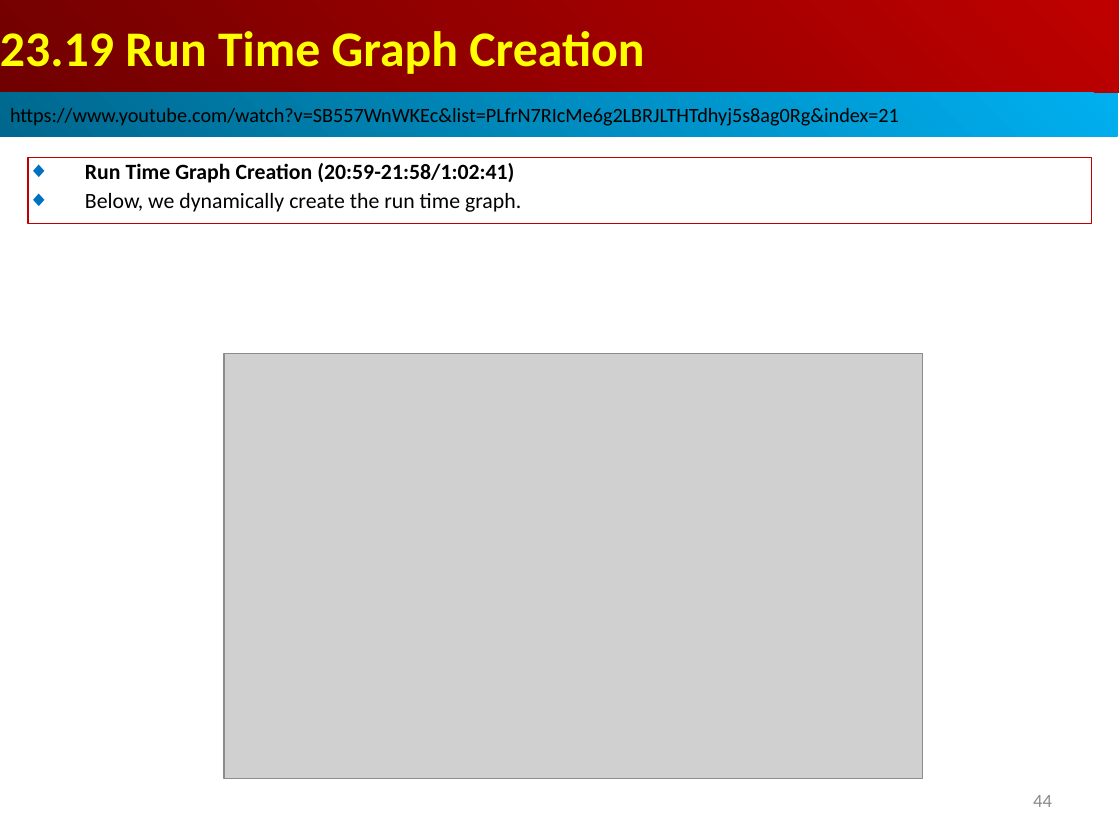
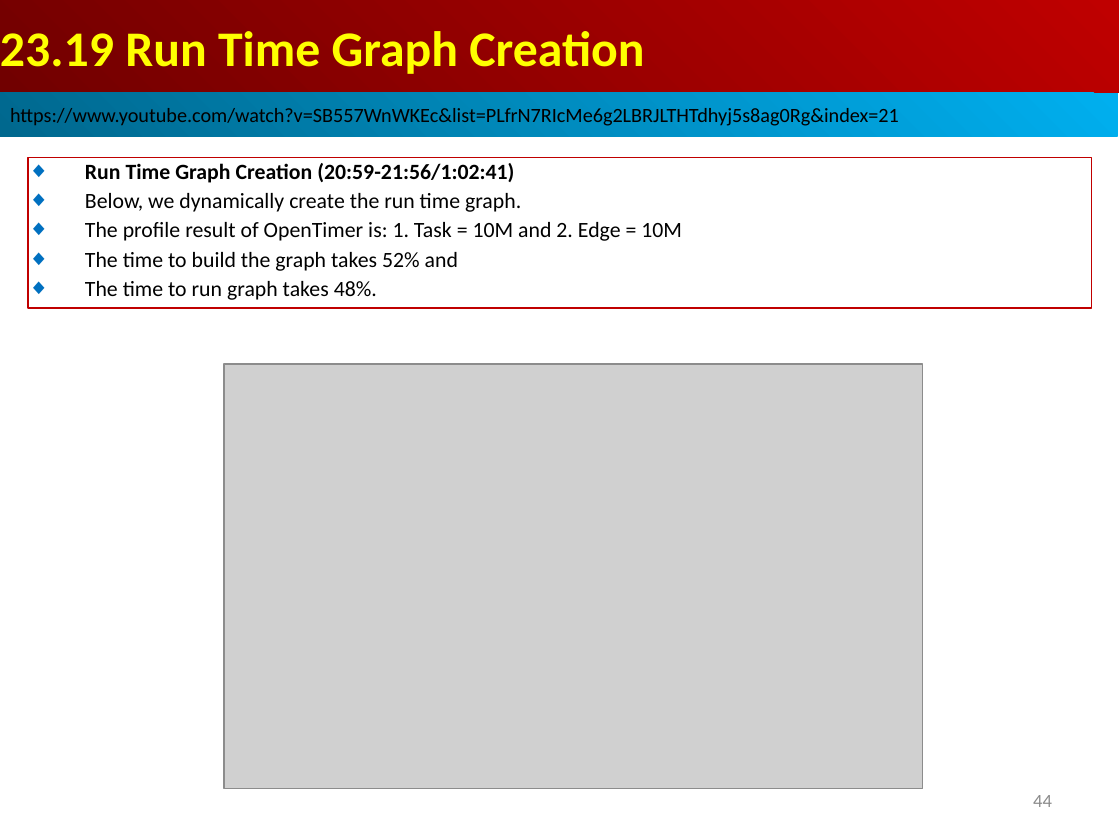
Before and after one commit to peterhchen/AIU_CS800_Chisel, a slide deck: slide 44 of 500_UCSC_HWD/023_Taskflow/000_Video/023.Taskflow.ppt. Drawn at 1120x840 pixels with LibreOffice and Linux fonts; fonts in the diff are those of the drawing; grey boxes stand for pictures. Boxes give left, top, right and bottom in pixels: in the first picture for what was removed or moved away, otherwise in the second. Text is boxed around its words. In the diff, an @@ line names an element or a change of style, - is before the commit and + after.

```diff
--- a/500_UCSC_HWD/023_Taskflow/000_Video/023.Taskflow.ppt
+++ b/500_UCSC_HWD/023_Taskflow/000_Video/023.Taskflow.ppt
@@ rectangle "Run Time Graph Creation (20:59-21:56/1:02:41)": place and size @@
-rectangle "Run Time Graph Creation (20:59-21:56/1:02:41)" at bbox=[28, 158, 1092, 224]
+rectangle "Run Time Graph Creation (20:59-21:56/1:02:41)" at bbox=[28, 158, 1092, 308]
@@ text in rectangle at bbox=[85, 163, 514, 183]: text changed @@
-◆ Run Time Graph Creation (20:59-21:58/1:02:41)
+◆ Run Time Graph Creation (20:59-21:56/1:02:41)
@@ text in rectangle at bbox=[85, 222, 682, 300]: paragraphs added @@
+◆ The profile result of OpenTimer is: 1. Task = 10M and 2. Edge = 10M
+◆ The time to build the graph takes 52% and
+◆ The time to run graph takes 48%.
@@ picture: place and size @@
-picture at bbox=[224, 354, 923, 778]
+picture at bbox=[224, 364, 923, 788]
```
Also in this commit, not shown: 2 slides added.
